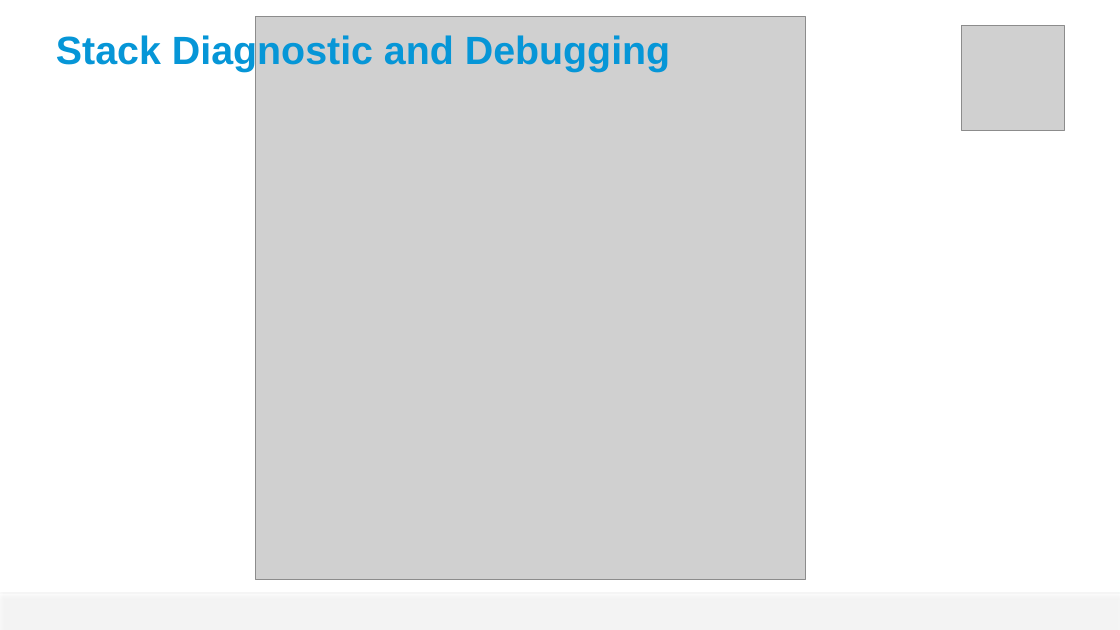
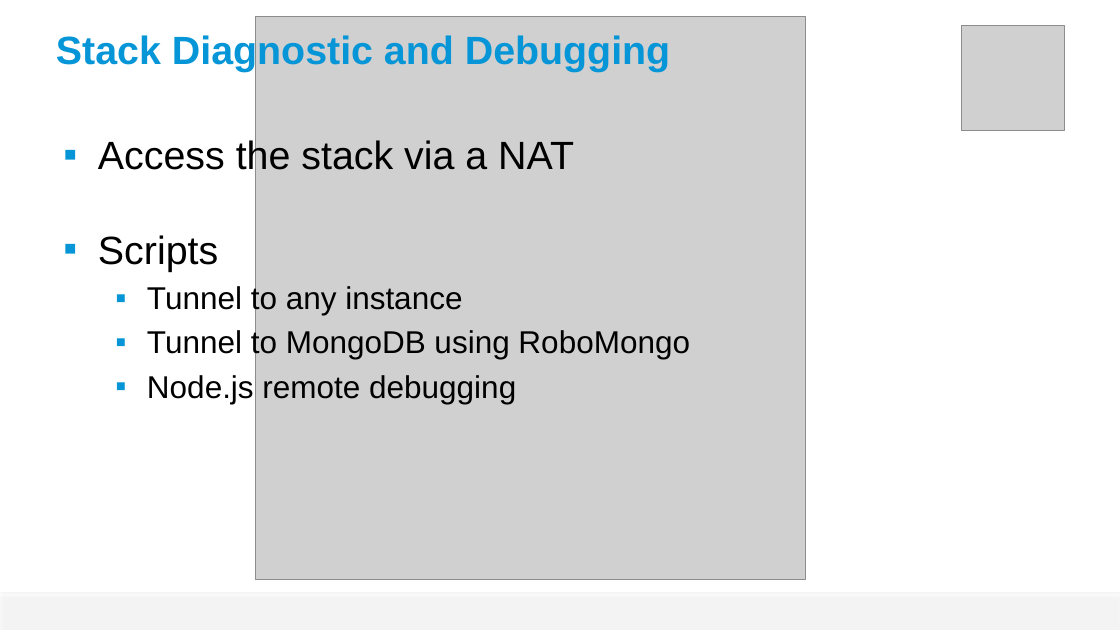
Before and after one commit to guillaume-brossard/tech-summit, a slide deck: slide 11 of 2014/supersize-nodejs/supersize-nodejs-dr.pptx (slide 13 before the commit). Drawn at 1120x630 pixels with LibreOffice and Linux fonts; fonts in the diff are those of the drawing; grey boxes stand for pictures; background and template pictures are left out. Boxes give left, top, right and bottom in pixels: in the first picture for what was removed or moved away, otherwise in the second. Text is boxed around its words. In the diff, an @@ line names an element or a change of style, - is before the commit and + after.

```diff
--- a/2014/supersize-nodejs/supersize-nodejs-dr.pptx
+++ b/2014/supersize-nodejs/supersize-nodejs-dr.pptx
@@ text added at [98,138,690,404], 36 pt, text #000000 @@
+▪ Access the stack via a NAT
+▪ Scripts
+  ▪ Tunnel to any instance
+  ▪ Tunnel to MongoDB using RoboMongo
+  ▪ Node.js remote debugging
```
Also in this commit, not shown: 4 other slides changed, 2 slides removed, 3 other files.
